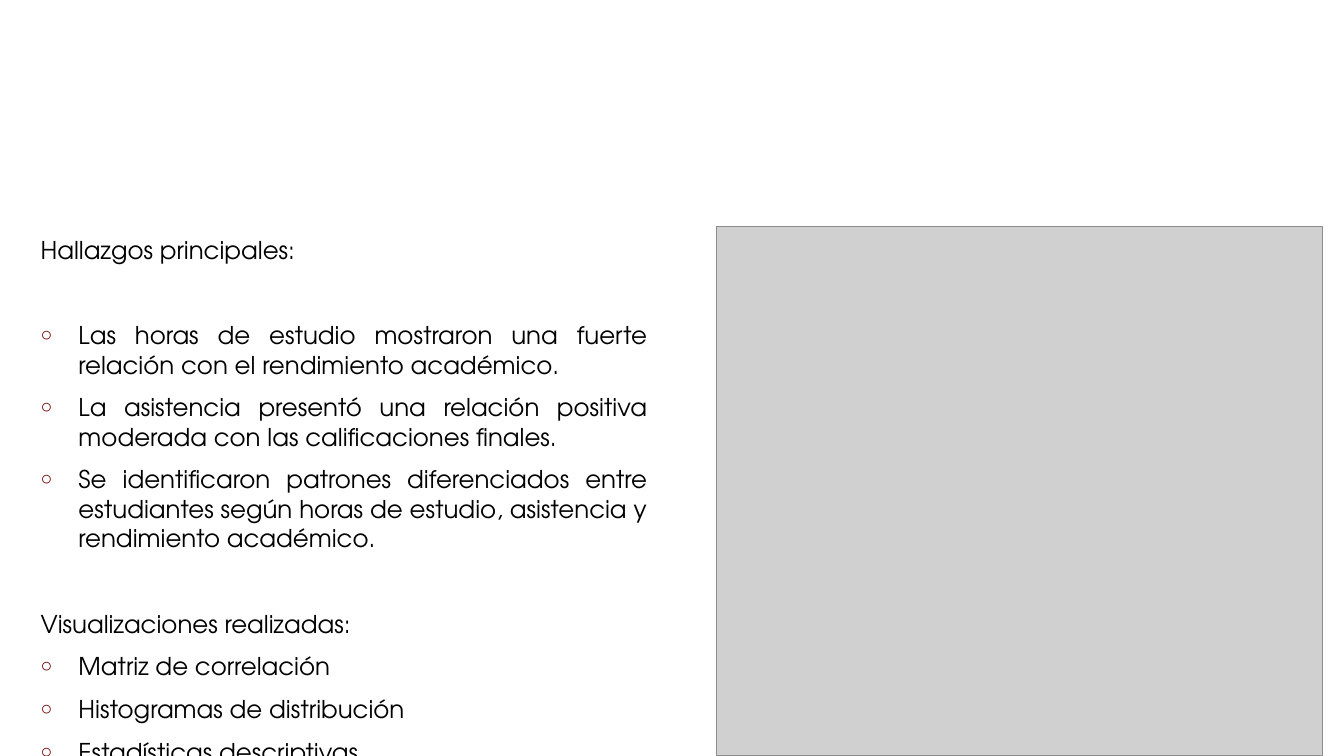
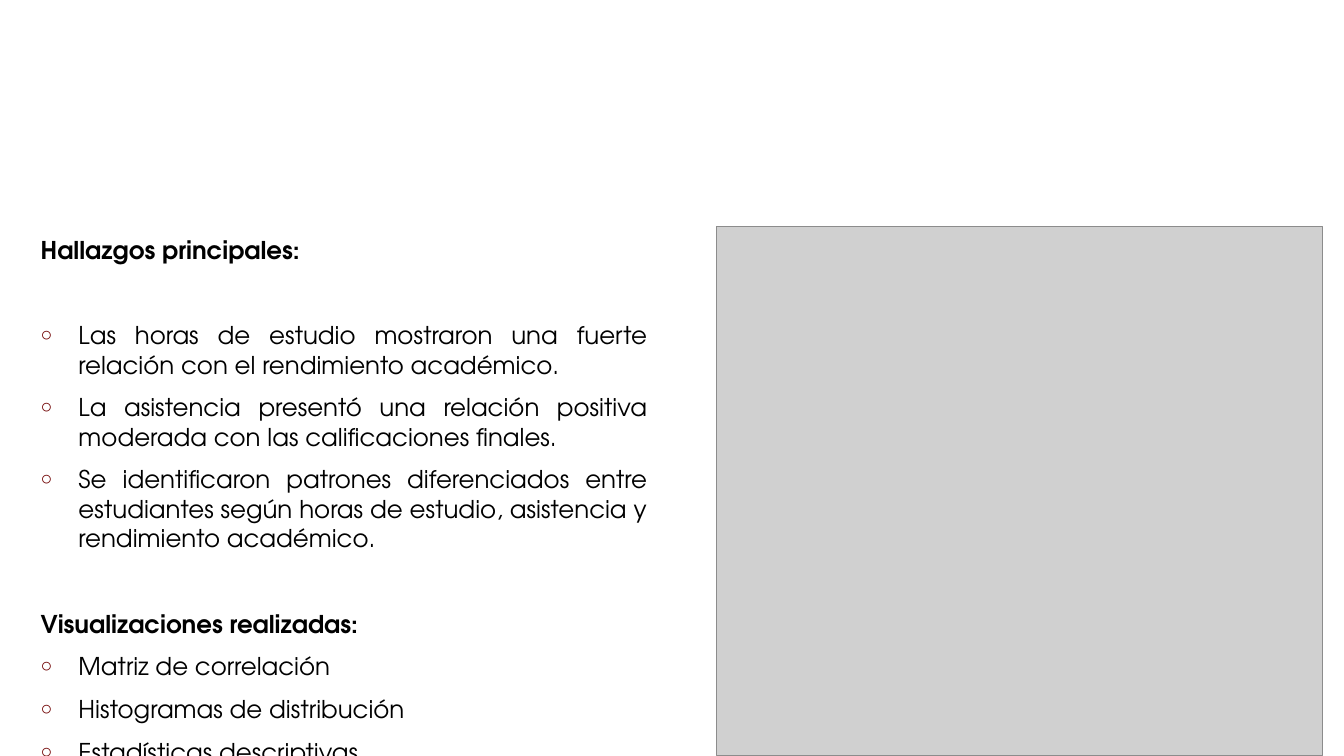
Before and after one commit to jhonquimi-png/Aprendizaje_Automatico, a slide deck: slide 5 of presentacion/UEES Aprendizaje Automatica - Semana 3 Actividad 1.pptx. Drawn at 1344x756 pixels with LibreOffice and Linux fonts; fonts in the diff are those of the drawing; grey boxes stand for pictures; background and template pictures are left out. Boxes give left, top, right and bottom in pixels: in the first picture for what was removed or moved away, otherwise in the second. Text is boxed around its words. In the diff, an @@ line names an element or a change of style, - is before the commit and + after.

```diff
--- a/presentacion/UEES Aprendizaje Automatica - Semana 3 Actividad 1.pptx
+++ b/presentacion/UEES Aprendizaje Automatica - Semana 3 Actividad 1.pptx
@@ text at (x1=41, y1=240, x2=358, y2=634): bold on in "Hallazgos principales:", "Visualizaciones realizadas:" @@
```
Also in this commit, not shown: 7 other slides changed.
